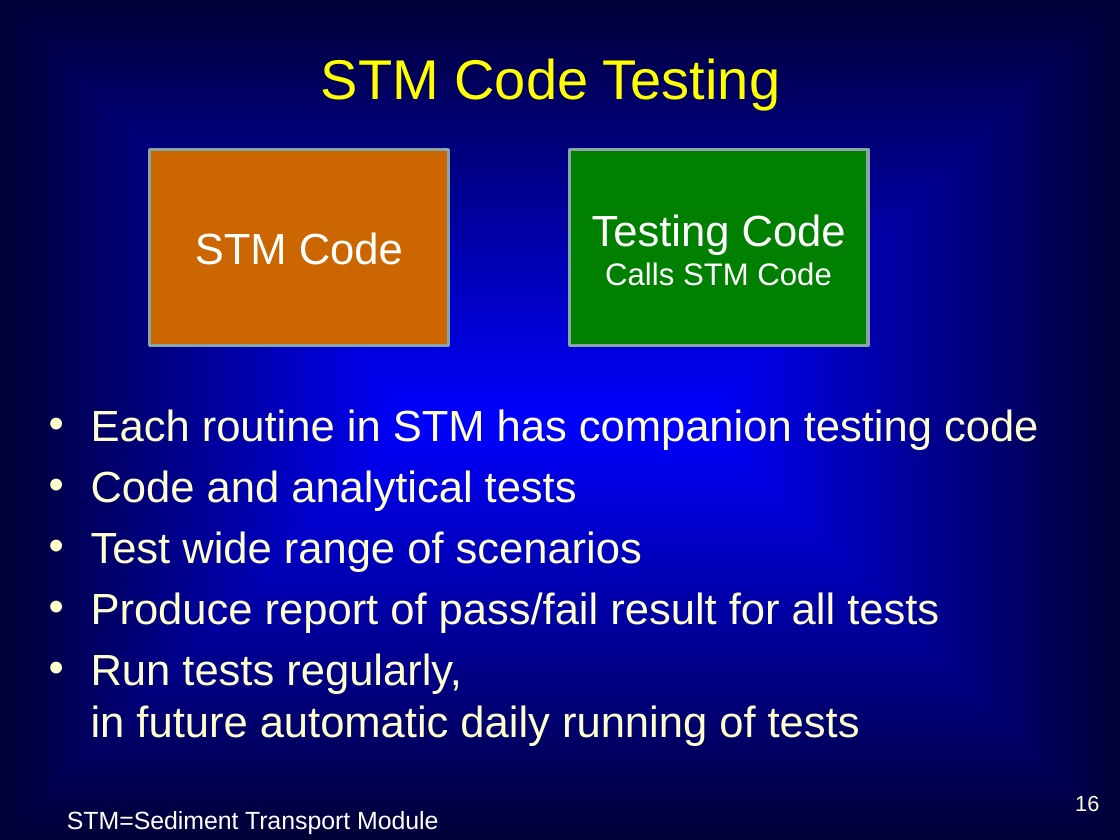
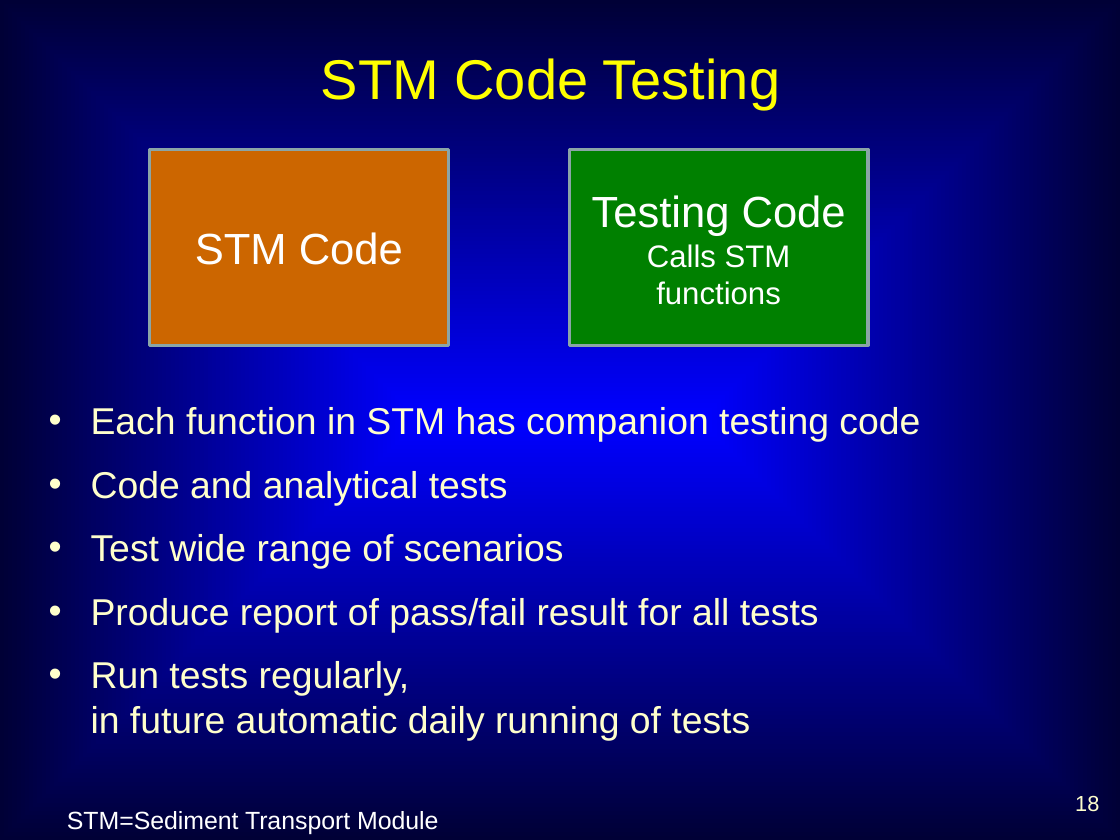
Before and after one commit to dwr-psandhu/dsm2-stm, a slide deck: slide 18 of stm/documents/TAC/Jan10/STM_TAC_Jan10_jamiea.pptx (slide 16 before the commit). Drawn at 1120x840 pixels with LibreOffice and Linux fonts; fonts in the diff are those of the drawing. Boxes give left, top, right and bottom in pixels: in the first picture for what was removed or moved away, otherwise in the second. Text is boxed around its words. In the diff, an @@ line names an element or a change of style, - is before the commit and + after.

```diff
--- a/stm/documents/TAC/Jan10/STM_TAC_Jan10_jamiea.pptx
+++ b/stm/documents/TAC/Jan10/STM_TAC_Jan10_jamiea.pptx
@@ text in rectangle at <box>647,244,791,305</box>: text changed @@
-Calls STM Code
+Calls STM functions
@@ text at <box>91,405,920,442</box>: text changed; size 28 to 24 pt @@
-• Each routine in STM has companion testing code
+• Each function in STM has companion testing code
@@ text at <box>91,471,819,741</box>: size 28 to 24 pt in "Code and analytical tests", "Test wide range of scenarios", "Produce report of pass/fail result for all ...", "Run tests regularly, in future automatic daily ..."; more space between paragraphs @@
@@ page number at <box>1075,795,1099,812</box>: text changed @@
-16
+18
```
Also in this commit, not shown: 8 other slides changed, 3 slides added, 1 slide removed.
